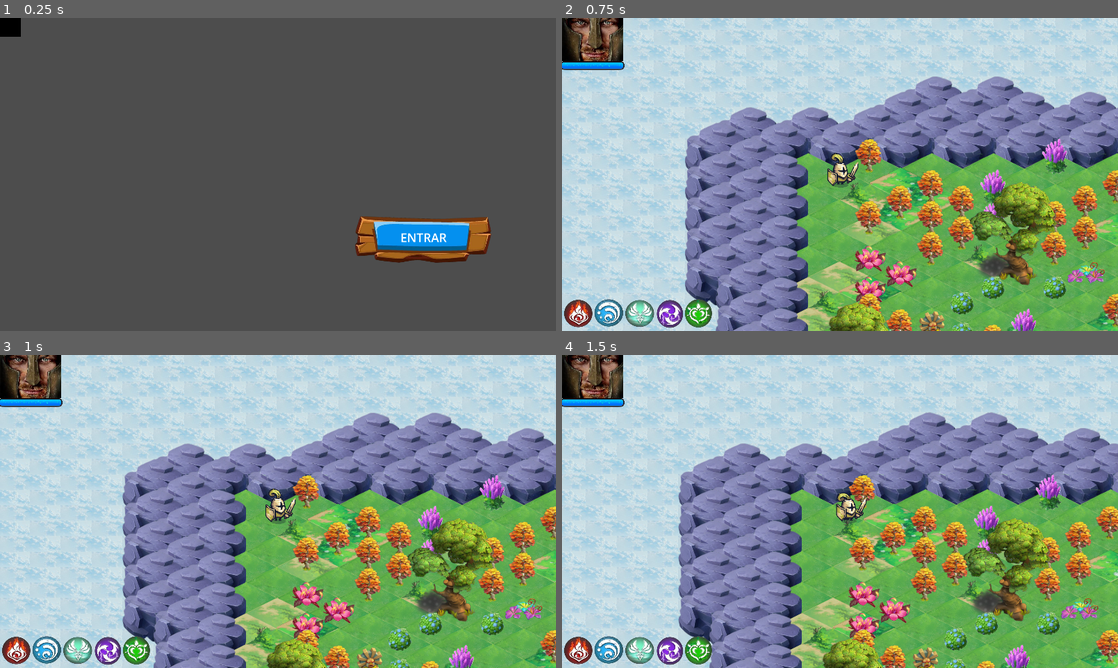
Above: before the commit, frames 1-4 (two rows, left to right).
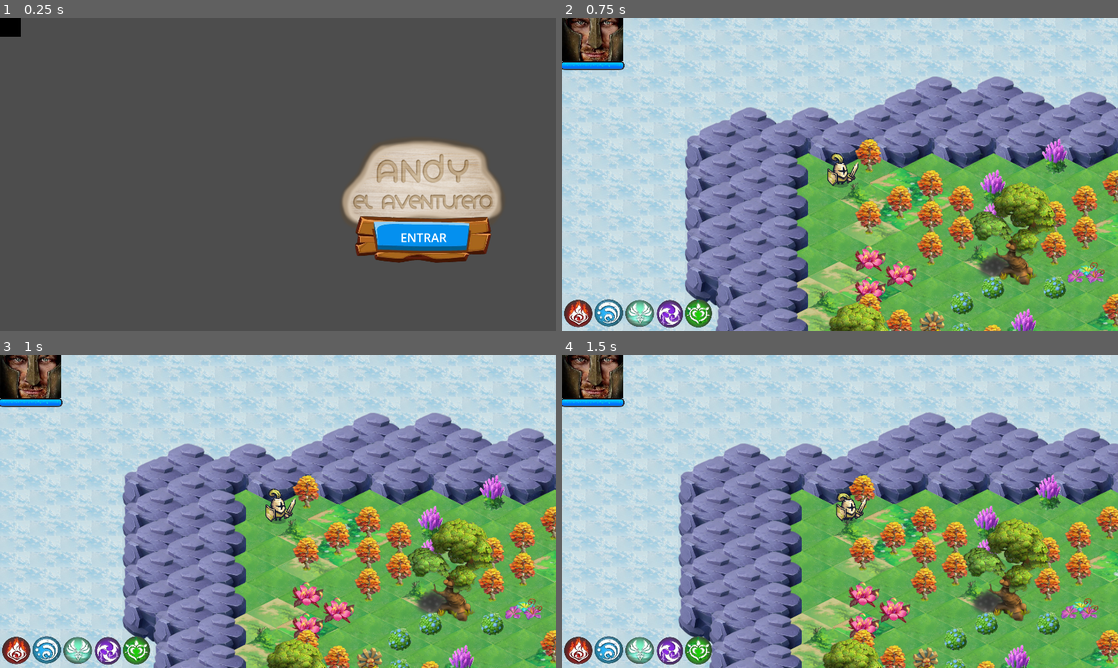
Above: after the commit, the same moments.

Repository: macuare/ANDY-PROYECTO
Game: Godot game, scene res://interface.tscn
Same seed, same stepped clock (60 frames per second), same inputs: the game is played once before the commit and once after it. Video files are missing from this copy of the repository; at most half a second of black plays in their place. Sound files missing from this copy of the repository are replaced by a short silence.
Inputs (mouse positions are in pixels of both pictures, inside the frame that each line leads up to):
- Up to frame 1 (0.25 s): no input
- Up to frame 2 (0.75 s): click "ENTRAR" at 0.5 s
- Up to frame 3 (1 s): no input
- Up to frame 4 (1.5 s): move the mouse to (962, 495) at 1.27 s; hold Right (ui_right) from 1.28 s (still down)

The runs differ from the first frame. In frame 1, 5.9% of the frame differs, in the area x 61-91%, y 39-66%; in frame 2, nothing differs; in frame 3, nothing differs; in frame 4, nothing differs.

Commit message:
Agregando mejoras

Diff:
--- a/interface.tscn
+++ b/interface.tscn
@@ -9,6 +9,7 @@
 [ext_resource type="Texture2D" uid="uid://ct8drupk7bna7" path="res://Botones/botonTexturizado1E.png" id="5_uyf6s"]
 [ext_resource type="AudioStream" uid="uid://dmbmrky2hvnv3" path="res://Musica/ytmp3free.cc_demon-slayer-ost-kamado-tanjiro-no-uta-kimetsu-no-yaiba-live-orchestra-2021-youtubemp3free.org.mp3" id="8_dycj8"]
 [ext_resource type="AudioStream" uid="uid://b3m34jdei6am1" path="res://Musica/click.wav" id="9_gtyi0"]
+[ext_resource type="Texture2D" uid="uid://b024tvh6051uf" path="res://andyAventurero.png" id="10_w0fbt"]
 
 [sub_resource type="SystemFont" id="SystemFont_hejc8"]
 font_names = PackedStringArray("Broadway")
@@ -43,6 +44,18 @@
 stream = ExtResource("2_uhge5")
 autoplay = true
 loop = true
+
+[node name="TextureRect" type="TextureRect" parent="."]
+layout_mode = 1
+anchors_preset = 1
+anchor_left = 1.0
+anchor_right = 1.0
+offset_left = -497.0
+offset_top = 227.0
+offset_right = -75.0
+offset_bottom = 465.0
+grow_horizontal = 0
+texture = ExtResource("10_w0fbt")
 
 [node name="BotonPlay" type="TextureButton" parent="."]
 layout_mode = 1
Binary file changed: Wallpaper/openworld.png
Binary file added: andyAventurero.png
Not shown, added: andyAventurero.png.import
Not shown: 1 places in interface.tscn that only renumber resources
Not shown, added: Wallpaper/openworld.png~
